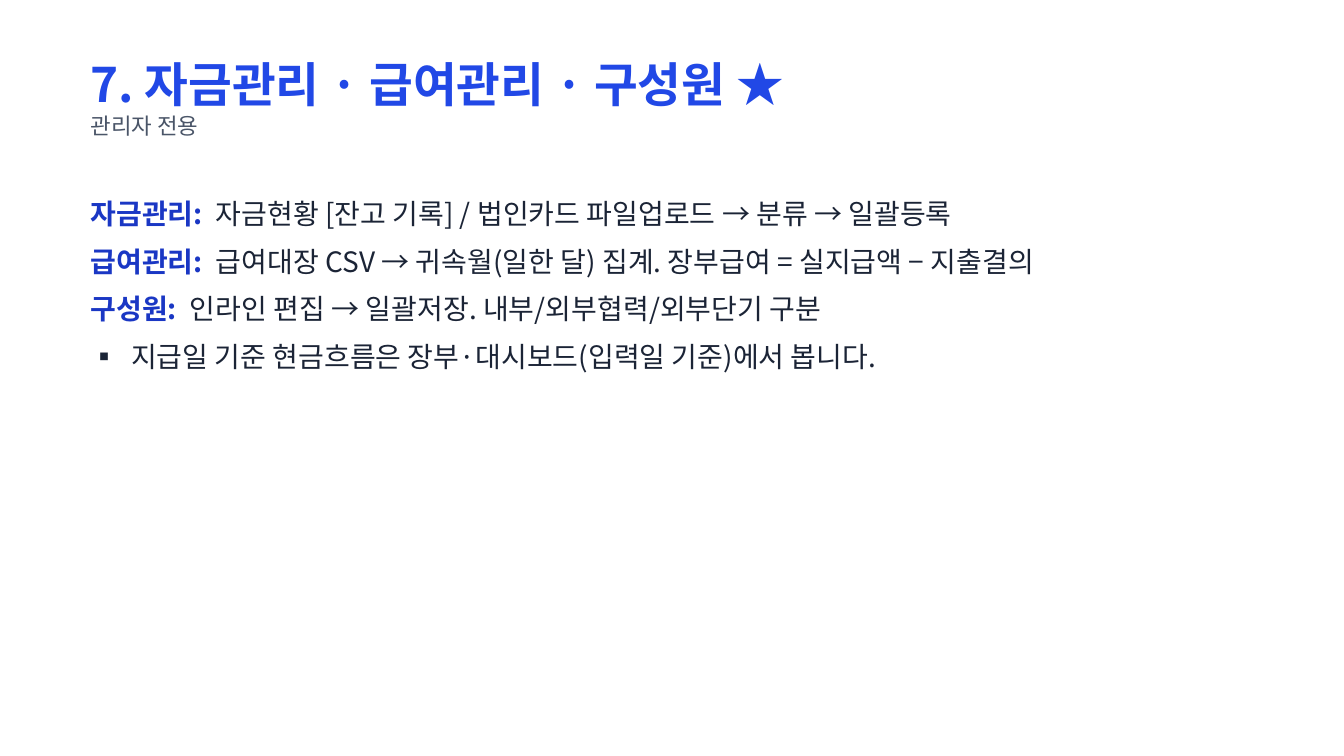
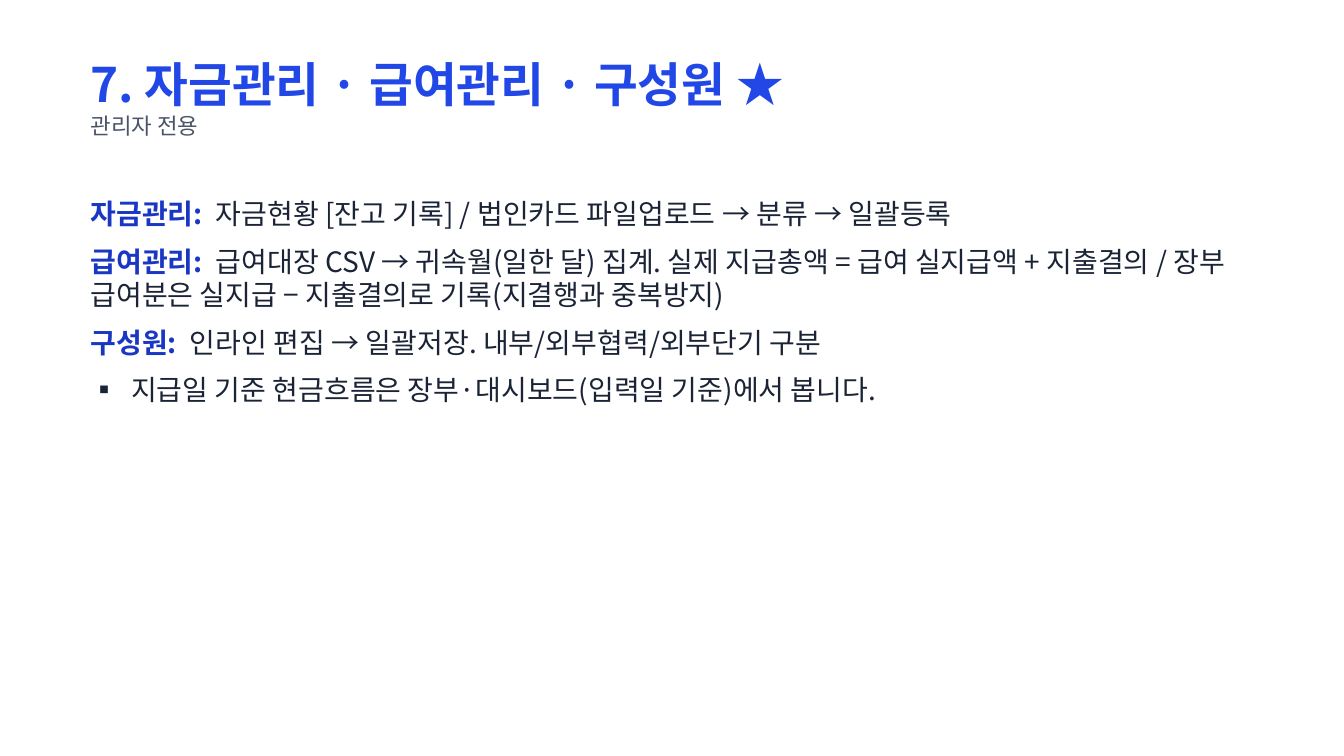
Before and after one commit to maybzen/bzen, a slide deck: slide 9 of 이용매뉴얼/관리자-이용매뉴얼.pptx. Drawn at 1344x756 pixels with LibreOffice and Linux fonts; fonts in the diff are those of the drawing. Boxes give left, top, right and bottom in pixels: in the first picture for what was removed or moved away, otherwise in the second. Text is boxed around its words. In the diff, an @@ line names an element or a change of style, - is before the commit and + after.

```diff
--- a/이용매뉴얼/관리자-이용매뉴얼.pptx
+++ b/이용매뉴얼/관리자-이용매뉴얼.pptx
@@ text at (x1=91, y1=248, x2=1225, y2=311): text changed @@
-급여관리: 급여대장 CSV → 귀속월(일한 달) 집계. 장부급여 = 실지급액 − 지출결의
+급여관리: 급여대장 CSV → 귀속월(일한 달) 집계. 실제 지급총액 = 급여 실지급액 + 지출결의 / 장부 급여분은 실지급 − 지출결의로 기록(지결행과 중복방지)
```
Also in this commit, not shown: 4 other files.
